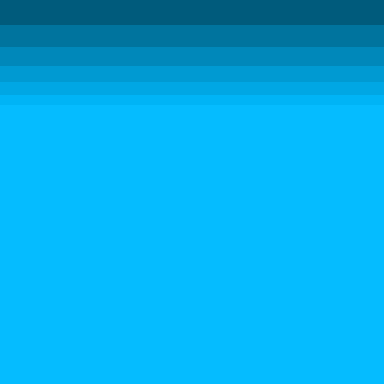
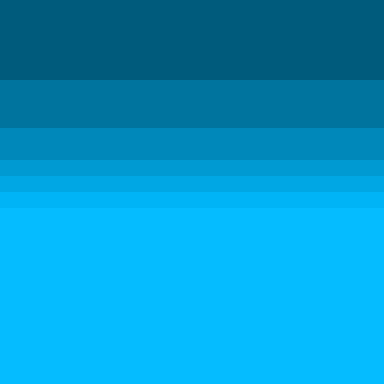
Layer changes from the first 384 × 384 image to the second:
painted on "Layer 3" over [0, 25, 384, 208]
